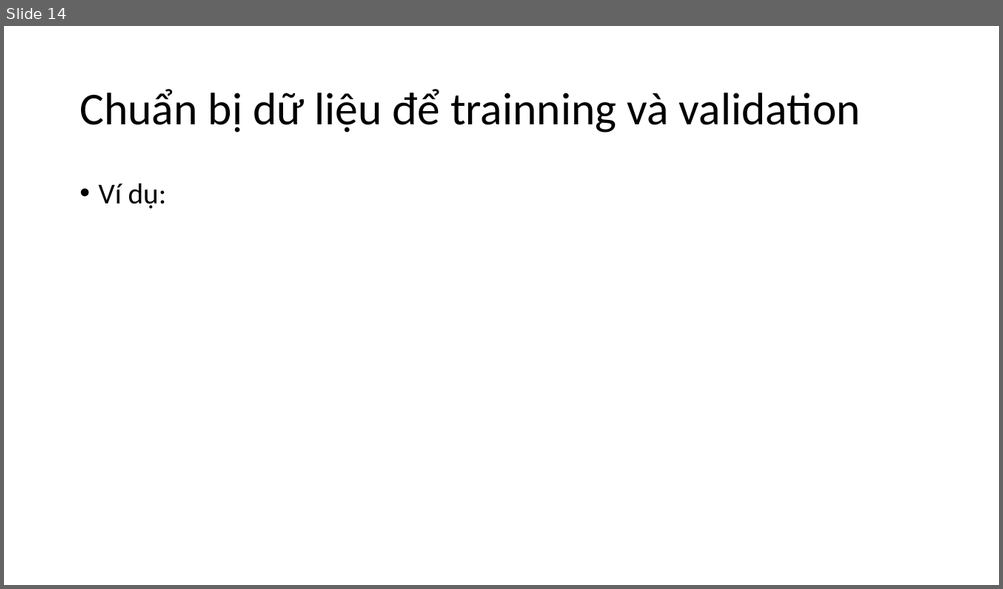
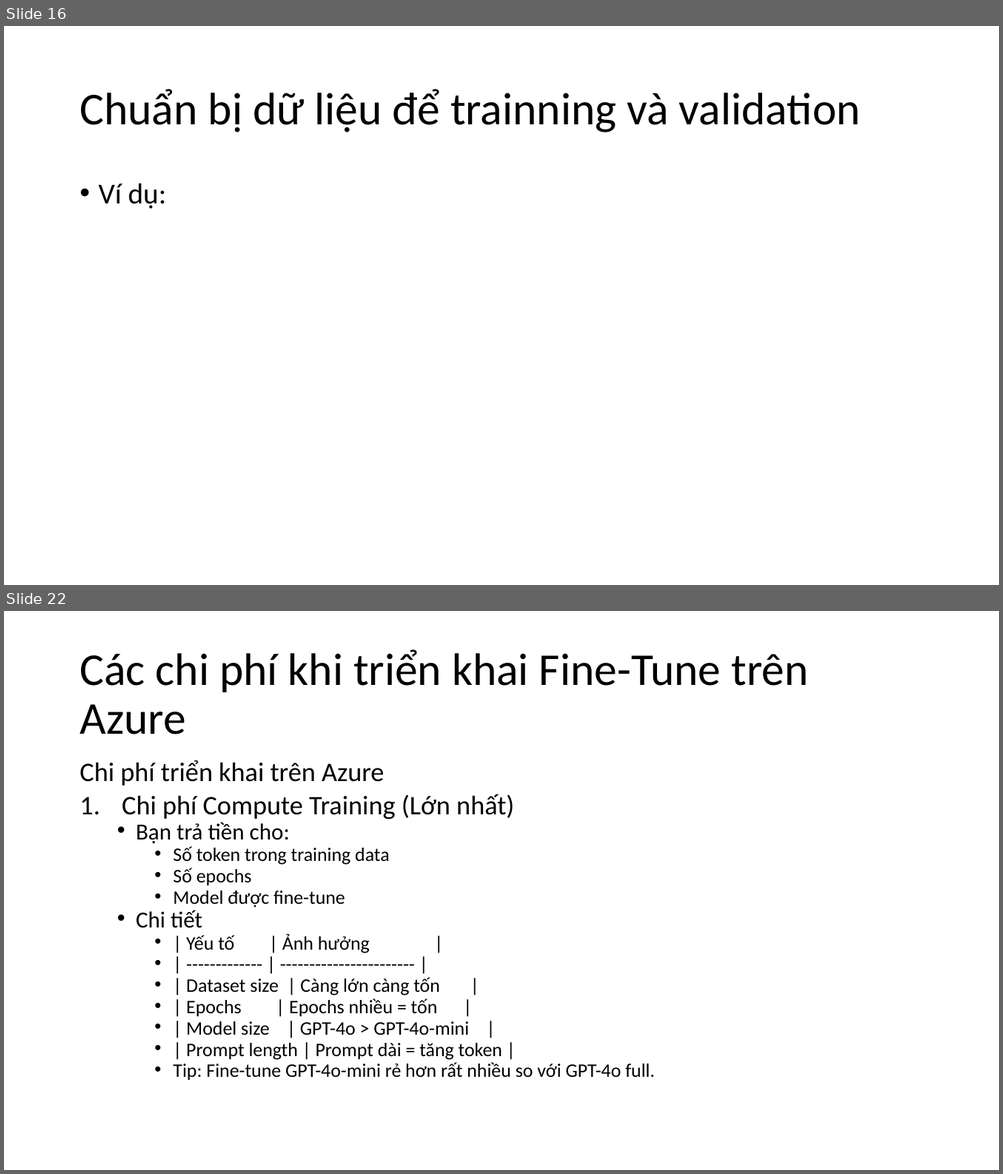
Before and after one commit to longdd90jp/sample-ai, a slide deck: fine-tune-pc/AI-Fine_Tune.pptx. Shown one above the other, each under a label of ours: slide 14 before the commit, slides 16 and 22 after it; the slides between them are not shown. The pictures are 1003x589 and 1003x1174 pixels, drawn with LibreOffice and Linux fonts; fonts in the diff are those of the drawing. Boxes give left, top, right and bottom in pixels: in the first picture for what was removed or moved away, otherwise in the second. Text is boxed around its words. In the diff, an @@ line names an element or a change of style, - is before the commit and + after.

```diff
--- a/fine-tune-pc/AI-Fine_Tune.pptx
+++ b/fine-tune-pc/AI-Fine_Tune.pptx
@@ slide 22 added at <box>4,611,999,1170</box>, background #FFFFFF @@
@@ title added at <box>79,649,808,735</box>, 44 pt, text #000000 @@
+Các chi phí khi triển khai Fine-Tune trên Azure
@@ text added at <box>79,760,654,1081</box>, 18.5 pt, text #000000 @@
+Chi phí triển khai trên Azure
+1. Chi phí Compute Training (Lớn nhất)
+  • Bạn trả tiền cho:
+    • Số token trong training data
+    • Số epochs
+    • Model được fine-tune
+  • Chi tiết
+    • | Yếu tố | Ảnh hưởng |
+    • | ------------- | ----------------------- |
+    • | Dataset size | Càng lớn càng tốn |
+    • | Epochs | Epochs nhiều = tốn |
+    • | Model size | GPT-4o > GPT-4o-mini |
+    • | Prompt length | Prompt dài = tăng token |
+    • Tip: Fine-tune GPT-4o-mini rẻ hơn rất nhiều so với GPT-4o full.
@@ what was slide 14 is now slide 16 @@
```
Also in this commit, not shown: 1 slide changed, 7 other slides added.
